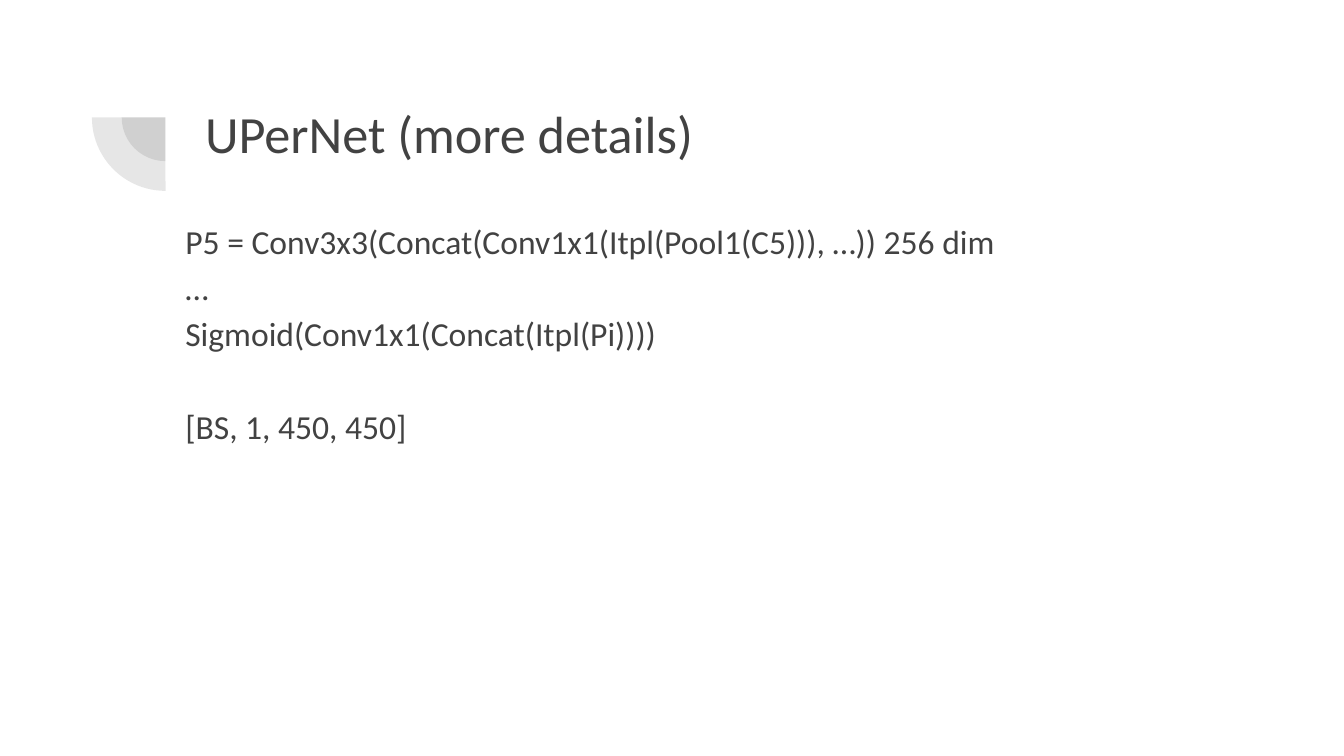
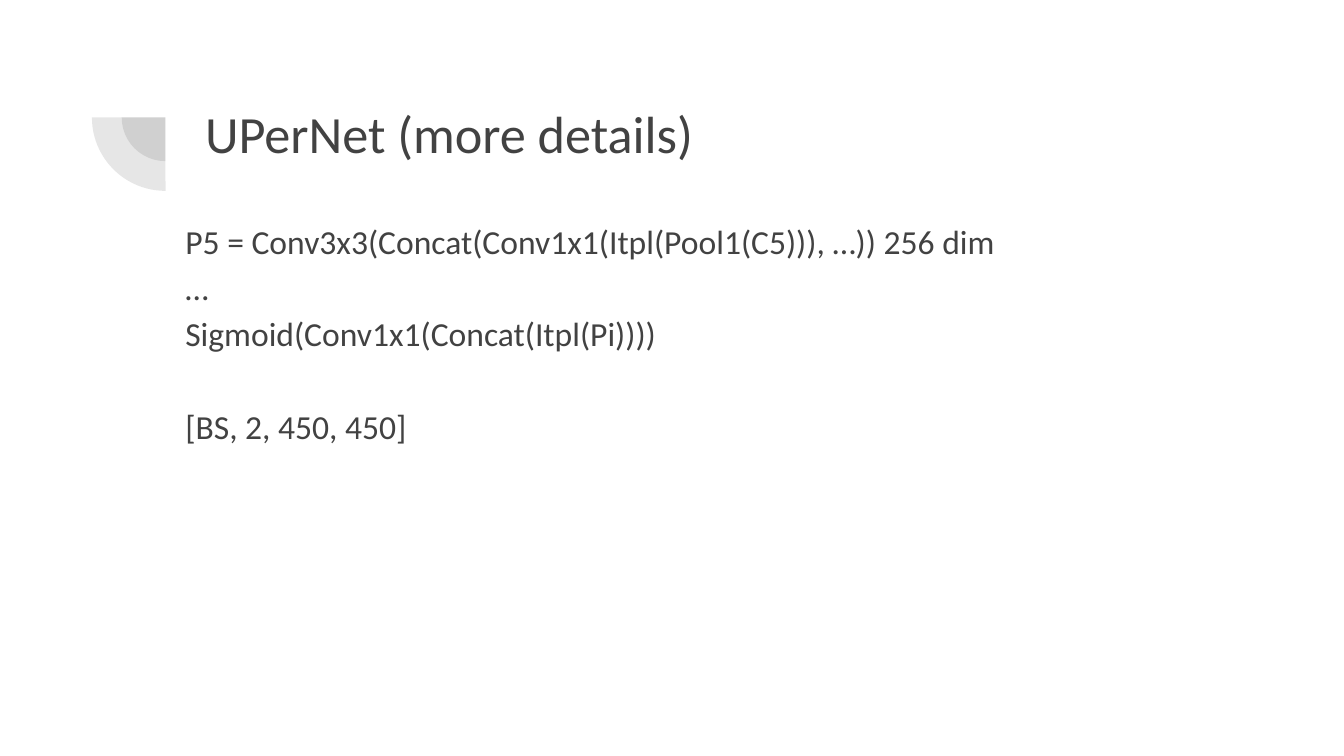
Before and after one commit to lev1khachatryan/SemanticEdgeDetection, a slide deck: slide 14 of Semantic Edge Detection.pptx. Drawn at 1344x756 pixels with LibreOffice and Linux fonts; fonts in the diff are those of the drawing. Boxes give left, top, right and bottom in pixels: in the first picture for what was removed or moved away, otherwise in the second. Text is boxed around its words. In the diff, an @@ line names an element or a change of style, - is before the commit and + after.

```diff
--- a/Semantic Edge Detection.pptx
+++ b/Semantic Edge Detection.pptx
@@ text at (x1=185, y1=414, x2=406, y2=444): text changed @@
-[BS, 1, 450, 450]
+[BS, 2, 450, 450]
```
Also in this commit, not shown: 1 other slide changed.
